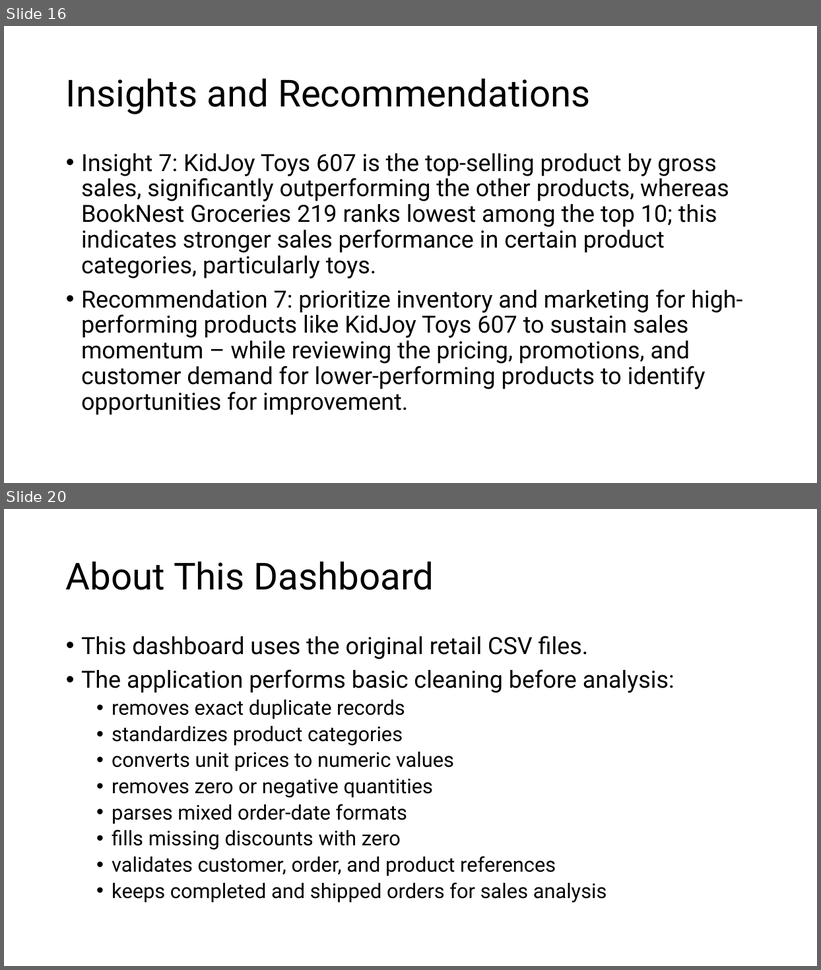
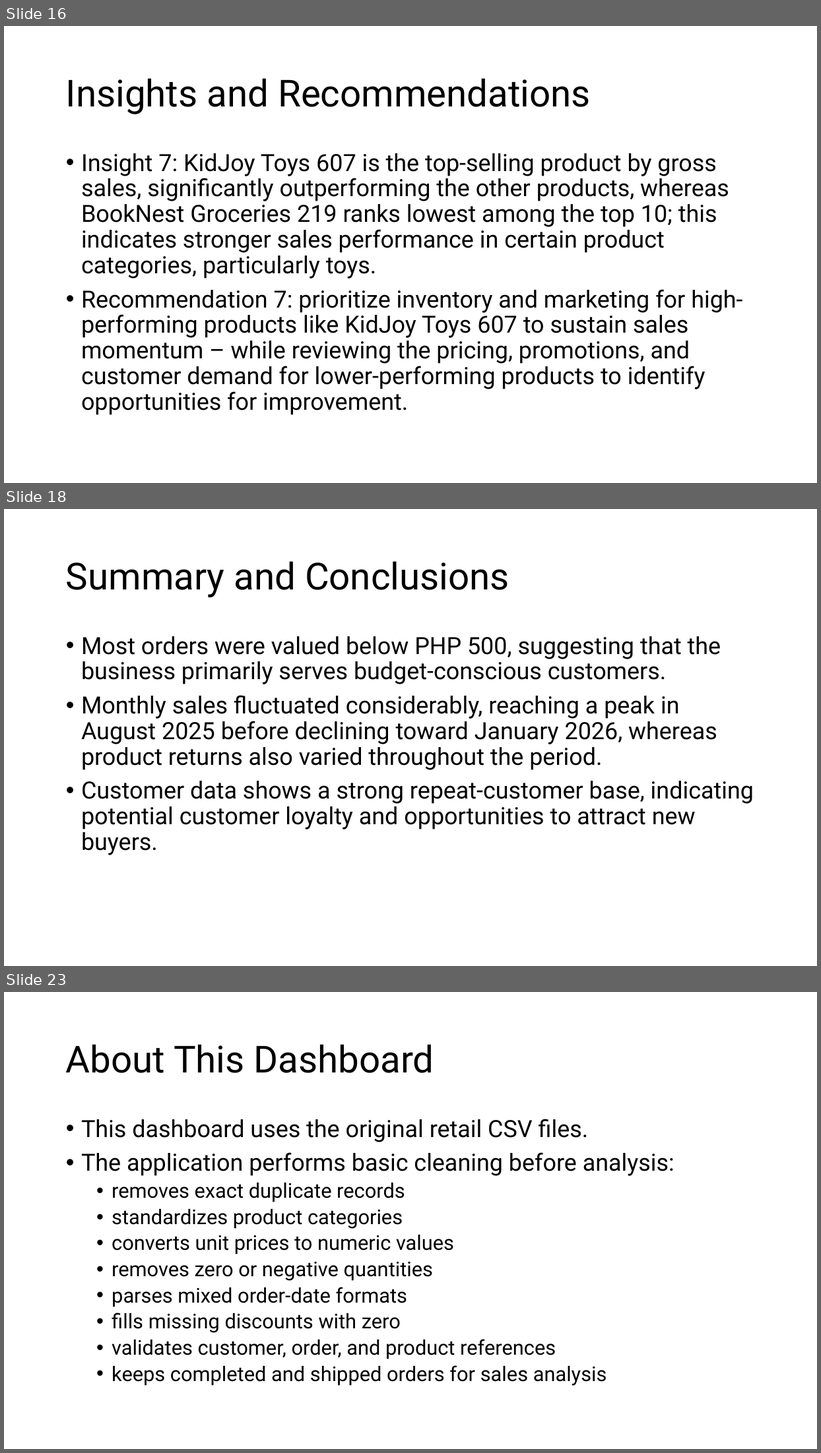
Before and after one commit to allyster-endozo/DSA_Python, a slide deck: Python-B04-Allyster Endozo.pptx. Shown one above the other, each under a label of ours: slides 16 and 20 before the commit, slides 16, 18 and 23 after it; the slides between them are not shown. The pictures are 821x970 and 821x1453 pixels, drawn with LibreOffice and Linux fonts; fonts in the diff are those of the drawing. Boxes give left, top, right and bottom in pixels: in the first picture for what was removed or moved away, otherwise in the second. Text is boxed around its words. In the diff, an @@ line names an element or a change of style, - is before the commit and + after.

```diff
--- a/Python-B04-Allyster Endozo.pptx
+++ b/Python-B04-Allyster Endozo.pptx
@@ slide 18 added at (4, 509, 817, 966), background #FFFFFF @@
@@ title added at (66, 561, 510, 597), 44 pt, text #000000 @@
+Summary and Conclusions
@@ text added at (81, 636, 754, 855), 28 pt, text #000000 @@
+• Most orders were valued below PHP 500, suggesting that the business primarily serves budget-conscious customers.
+• Monthly sales fluctuated considerably, reaching a peak in August 2025 before declining toward January 2026, whereas product returns also varied throughout the period.
+• Customer data shows a strong repeat-customer base, indicating potential customer loyalty and opportunities to attract new buyers.
@@ what was slide 20 is now slide 23 @@
```
Also in this commit, not shown: 2 other slides added, 2 other files.
